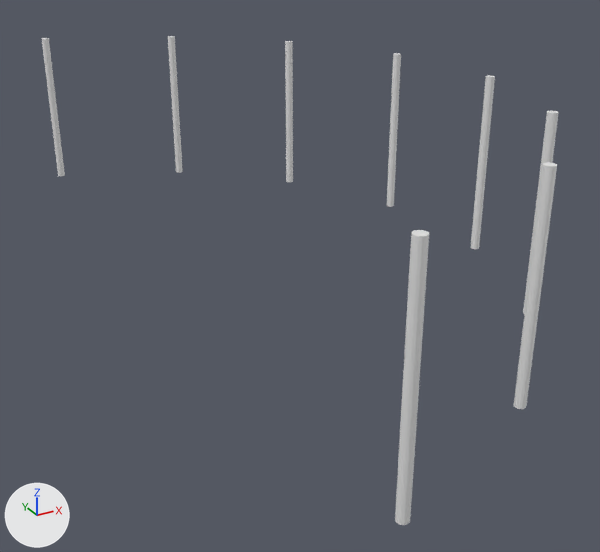
The FBX model Assets/02 Models/main menu.fbx: old version first, new version second.
Both versions are drawn from a camera (50 mm lens) standing at (-3.6, -15.79, 7.28) and looking at (4.66, -0.77, -0.23). Arrows for +X, +Y and +Z are at lower left; the lights stay in place. Where no turn or scale is listed for an object, it has been applied to the vertices.
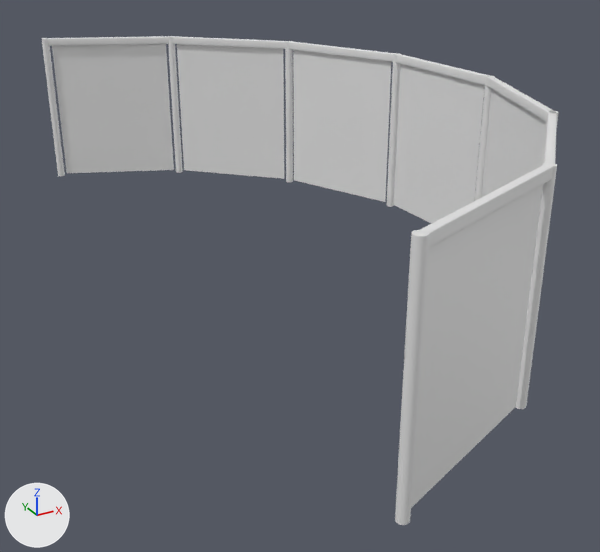
Changed parts and their boxes [x1, y1, x2, y2] in the pictures (600 x 552 px):
```json
{"object": "Cloths", "change": "added", "after": [52, 44, 546, 508]}
{"object": "Bars", "change": "added", "after": [47, 36, 557, 249]}
```

Scene script edits in JSON lines:
```json
{"op": "add", "block": "me_plane_006", "code": ["me_plane_006 = bpy.data.meshes.new('Plane.006')", "me_plane_006.from_pydata(...)  # 2023 vertices, 1792 faces; spans x 1.9..8.8, y -8.8..8.8, z 0.1..3.8"]}
{"op": "add", "block": "me_cube_004", "code": ["me_cube_004 = bpy.data.meshes.new('Cube.004')", "me_cube_004.from_pydata(...)  # 224 vertices, 126 faces; spans x 1.7..8.9, y -8.9..8.9, z 3.8..4.0"]}
{"op": "add", "block": "ob_cloths", "code": ["ob_cloths = bpy.data.objects.new('Cloths', me_plane_006)", "ob_cloths.location = (0.0, 0.0, 0.0)"]}
{"op": "add", "block": "ob_bars", "code": ["ob_bars = bpy.data.objects.new('Bars', me_cube_004)", "ob_bars.location = (0.0, 0.0, 0.0)"]}
```
